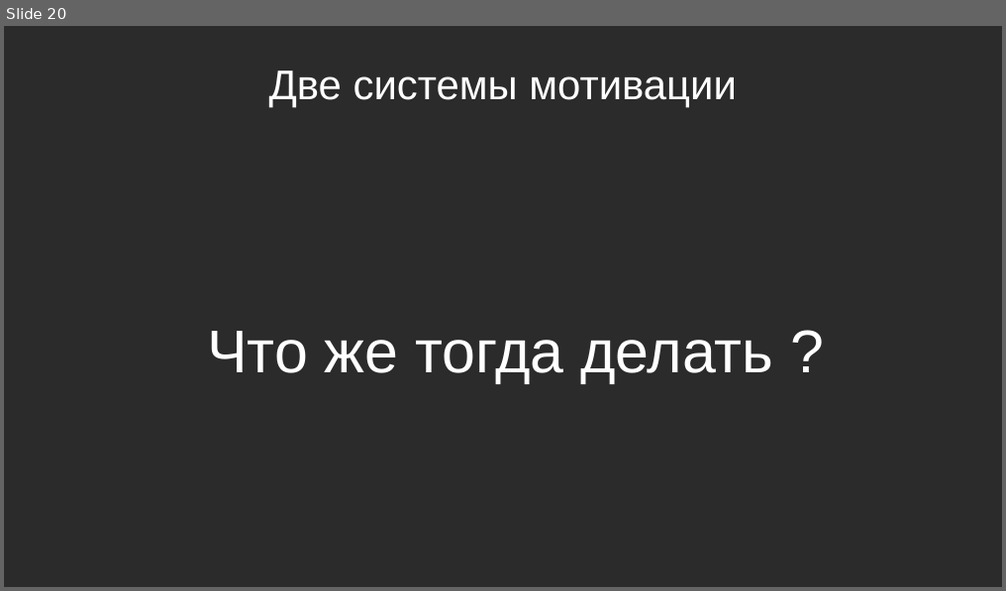
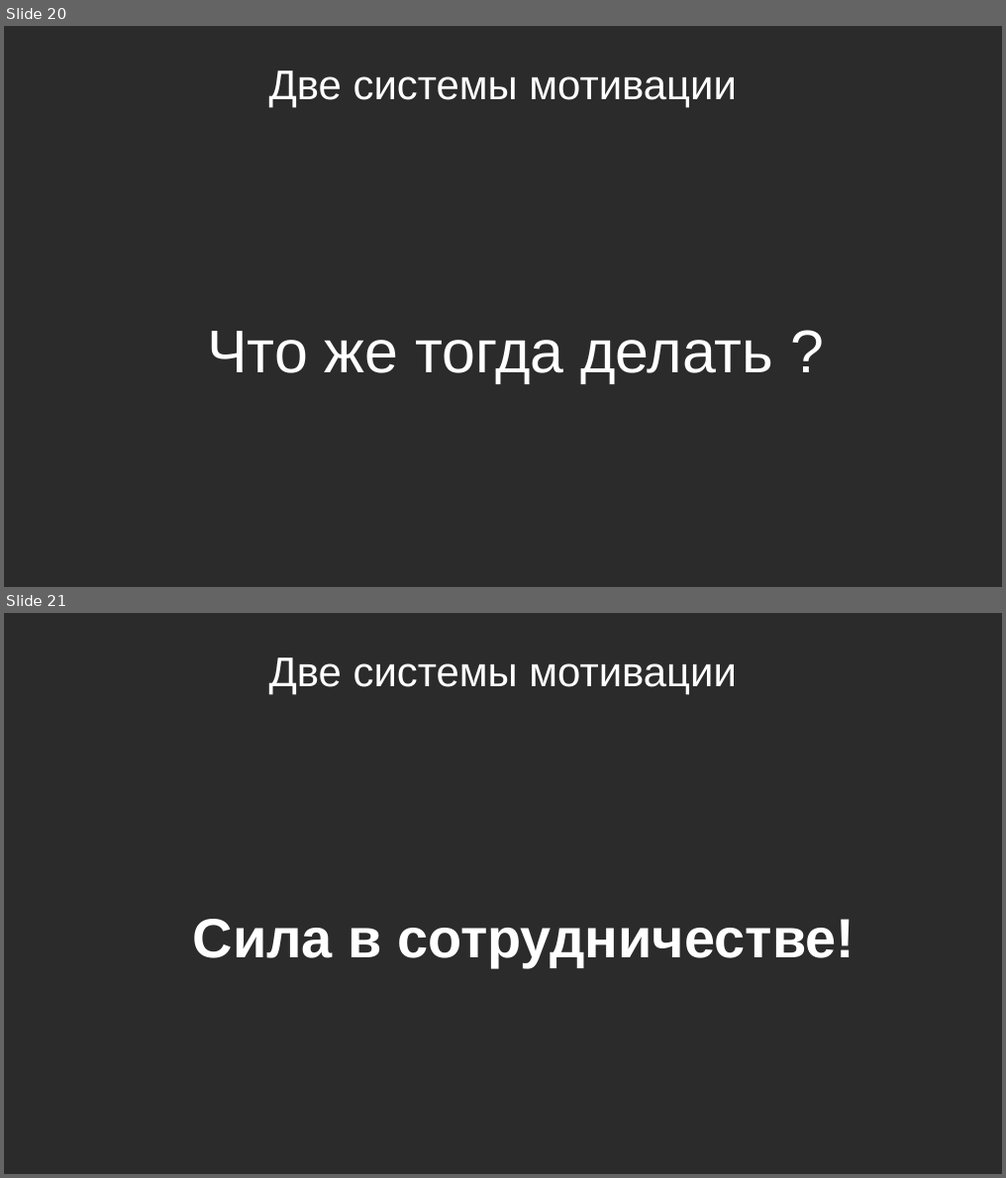
Before and after one commit to Chularev/articles, a slide deck: Psychology/Гомеостаз и мотивация (практика).odp. Shown one above the other, each under a label of ours: slide 20 before the commit, slides 20 and 21 after it. The pictures are 1006x591 and 1006x1178 pixels, drawn with LibreOffice and Linux fonts; fonts in the diff are those of the drawing; background and template pictures are left out; a plain dark background stands for a picture behind light text. Boxes give left, top, right and bottom in pixels: in the first picture for what was removed or moved away, otherwise in the second. Text is boxed around its words. In the diff, an @@ line names an element or a change of style, - is before the commit and + after.

```diff
--- a/Psychology/Гомеостаз и мотивация (практика).odp
+++ b/Psychology/Гомеостаз и мотивация (практика).odp
@@ slide 21 added at (4,613,1002,1174), background picture (left out) @@
@@ title added at (269,658,737,694), 33 pt, text #FFFFFF @@
+Две системы мотивации
@@ text added at (193,919,854,967), 44 pt, text #FFFFFF, bold @@
+Сила в сотрудничестве!
```
Also in this commit, not shown: 2 other slides added.
